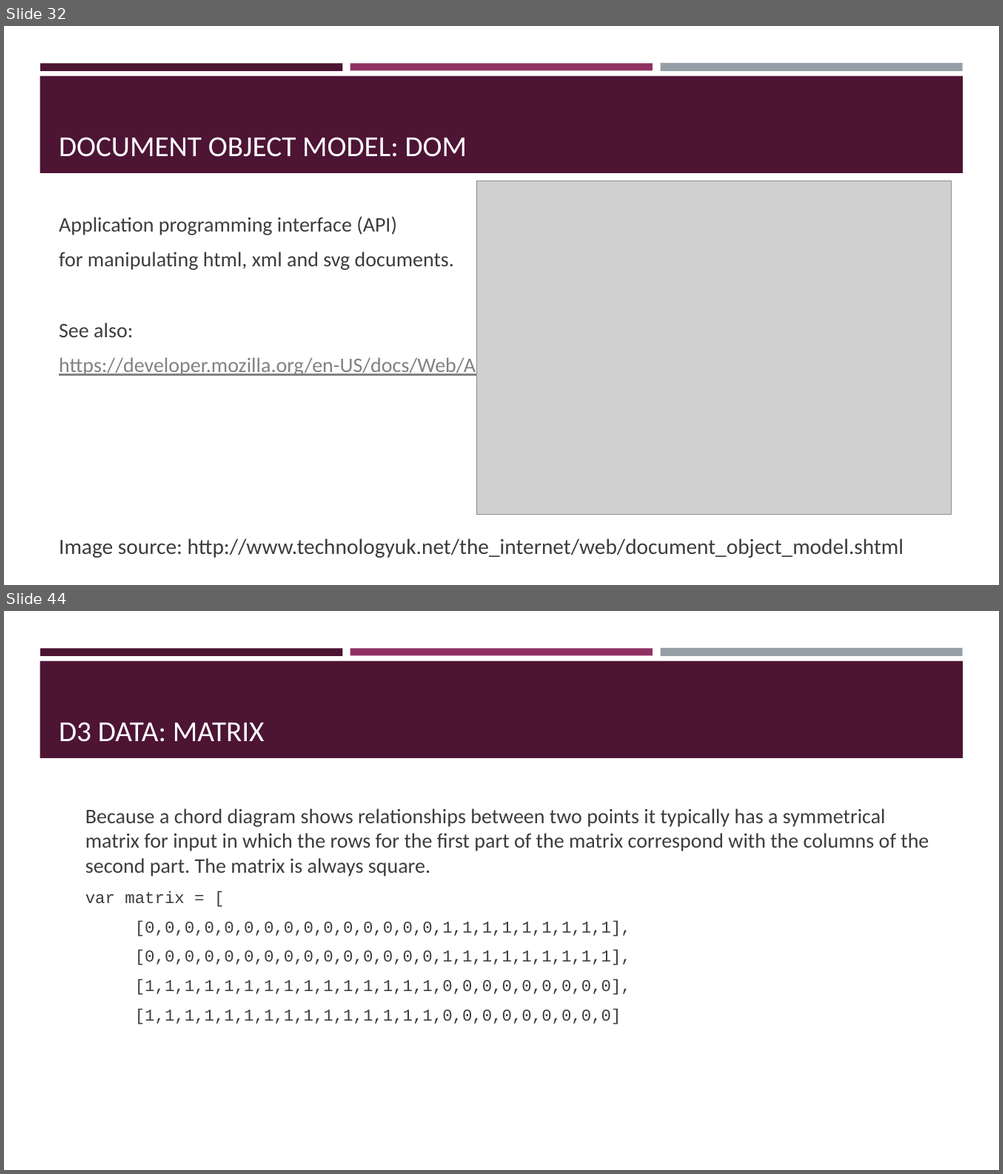
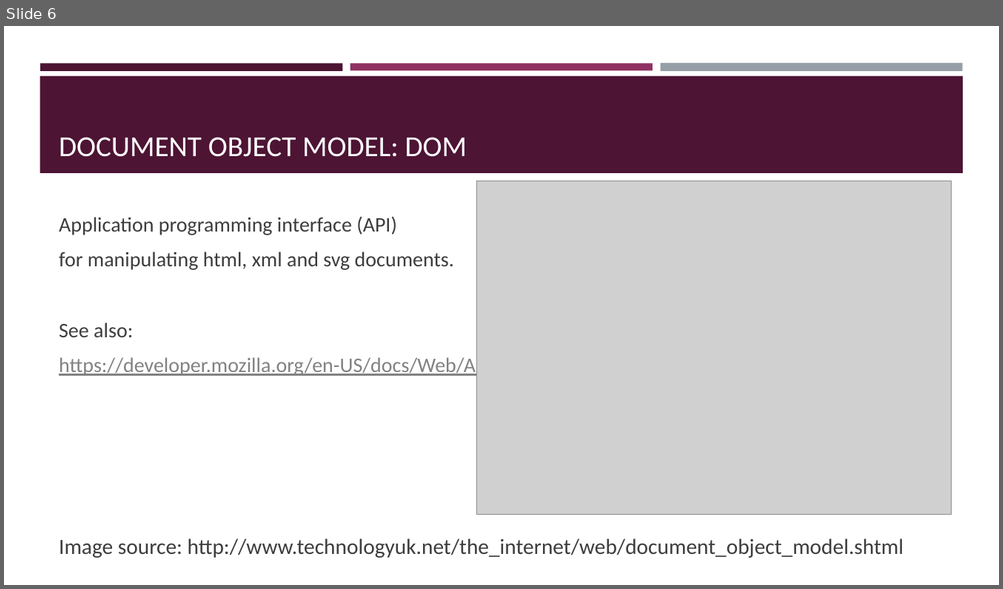
Before and after one commit to brianmacmillan/BMCC-MMP350, a slide deck: Lecture notes/week1_overview/Introduction to Web design.pptx. Shown one above the other, each under a label of ours: slides 32 and 44 before the commit, slide 6 after it; the slides between them are not shown. The pictures are 1003x1174 and 1003x589 pixels, drawn with LibreOffice and Linux fonts; fonts in the diff are those of the drawing; grey boxes stand for pictures. Boxes give left, top, right and bottom in pixels: in the first picture for what was removed or moved away, otherwise in the second. Text is boxed around its words. In the diff, an @@ line names an element or a change of style, - is before the commit and + after.

```diff
--- a/Lecture notes/week1_overview/Introduction to Web design.pptx
+++ b/Lecture notes/week1_overview/Introduction to Web design.pptx
@@ slide 44 removed at [4,611,999,1170], background #FFFFFF; not listed: 4 template elements that a slide beside it also shows @@
@@ title removed at [59,722,264,742] @@
-D3 DATA: MATRIX
@@ text removed at [85,809,928,1025] @@
-  Because a chord diagram shows relationships between two points it typically has a symmetrical matrix for input in which the rows for the first part of the matrix correspond with the columns of the second part. The matrix is always square.
-  var matrix = [
-  [0,0,0,0,0,0,0,0,0,0,0,0,0,0,0,1,1,1,1,1,1,1,1,1],
-  [0,0,0,0,0,0,0,0,0,0,0,0,0,0,0,1,1,1,1,1,1,1,1,1],
-  [1,1,1,1,1,1,1,1,1,1,1,1,1,1,1,0,0,0,0,0,0,0,0,0],
-  [1,1,1,1,1,1,1,1,1,1,1,1,1,1,1,0,0,0,0,0,0,0,0,0]
@@ what was slide 32 is now slide 6 @@
```
Also in this commit, not shown: 2 slides changed, 41 other slides removed, 32 other files.
